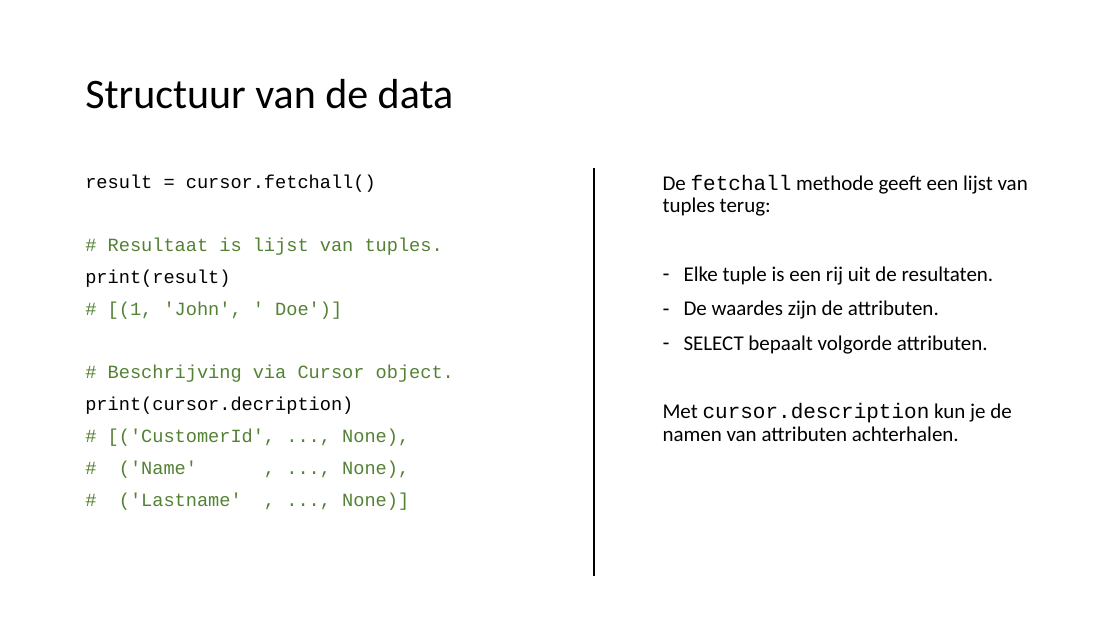
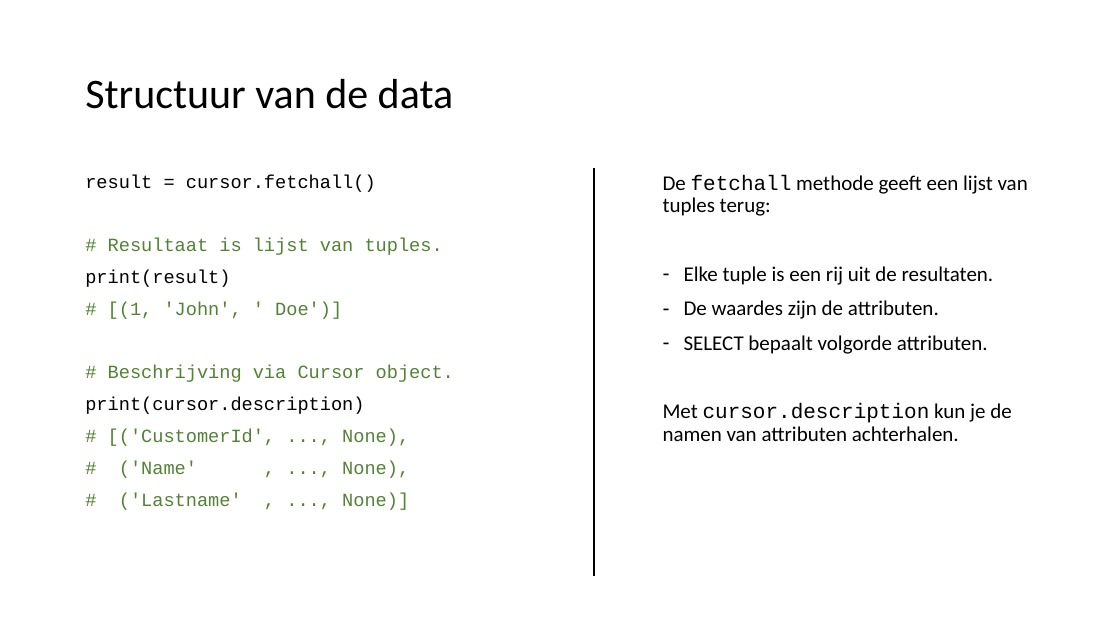
Before and after one commit to LFKoning/knowledge-sharing, a slide deck: slide 23 of sql_course/3_python/3_python.pptx. Drawn at 1120x630 pixels with LibreOffice and Linux fonts; fonts in the diff are those of the drawing. Boxes give left, top, right and bottom in pixels: in the first picture for what was removed or moved away, otherwise in the second. Text is boxed around its words. In the diff, an @@ line names an element or a change of style, - is before the commit and + after.

```diff
--- a/sql_course/3_python/3_python.pptx
+++ b/sql_course/3_python/3_python.pptx
@@ text at (x1=85, y1=397, x2=364, y2=414): text changed @@
-print(cursor.decription)
+print(cursor.description)
```
Also in this commit, not shown: 14 other slides changed, 2 other files.
